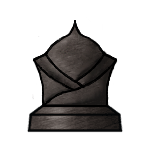
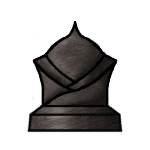
Layers edited between the first and the second w=150, h=150 image:
renamed "Layer 1 copy" to "Layer 1", painted on it over [left=32, top=20, right=118, bottom=108]
